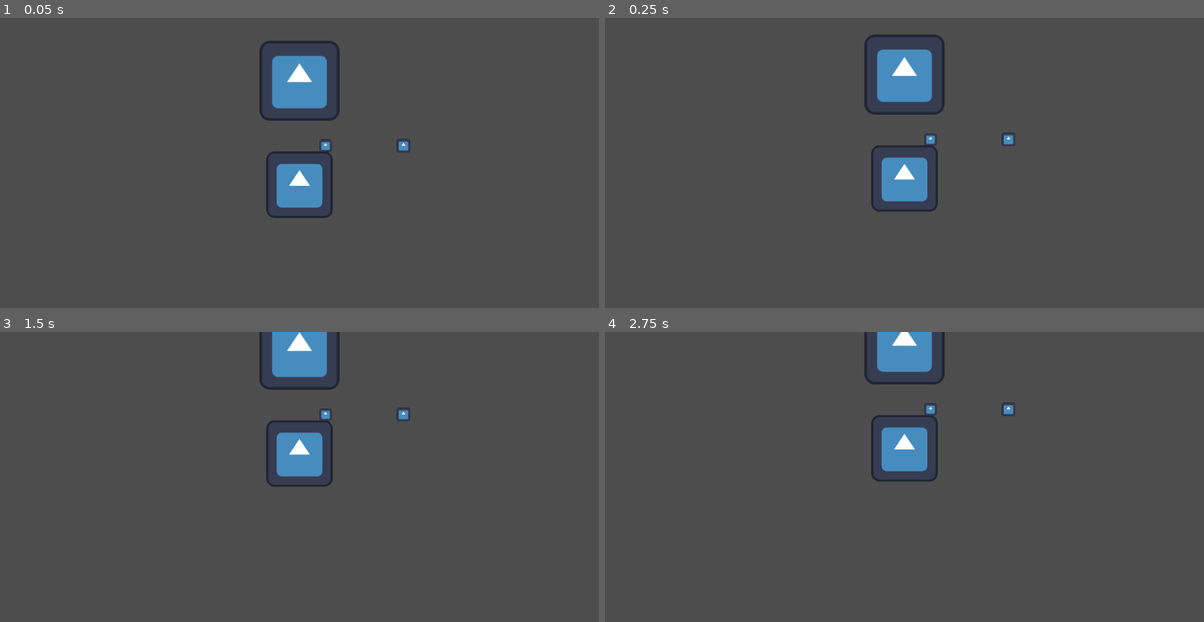
Above: before the commit, frames 1-4 (two rows, left to right).
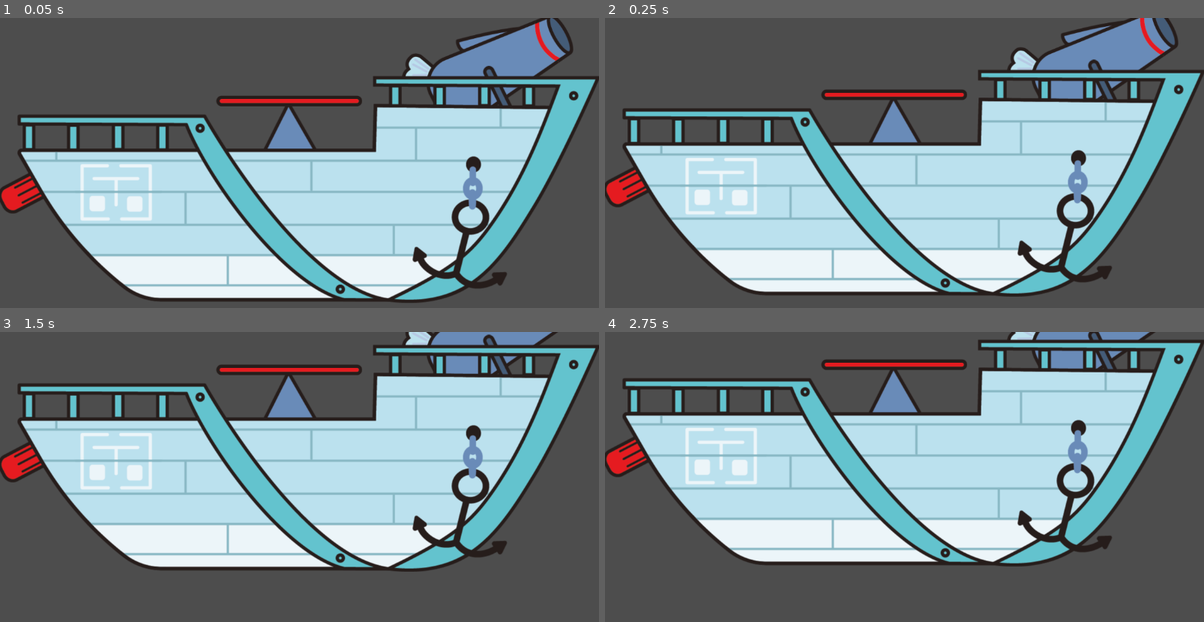
Above: after the commit, the same moments.

Repository: TheJP/GlobalGameJam2025
Game: Godot game, scene res://level/level.tscn
Two runs of this game, one before a commit and one after it. Both use one fixed random seed, a clock stepped at 60 frames per second and the inputs below. The engine's default icon, where the game draws it, is replaced by a stand-in: a white triangle on a blue panel in a dark square.
Inputs:
- Up to frame 1 (0.05 s): no input
- Up to frame 2 (0.25 s): no input
- Up to frame 3 (1.5 s): no input
- Up to frame 4 (2.75 s): tap Enter at 2 s

The runs differ from the first frame. In frame 1, 57% of the frame differs, in the area x 0-100%, y 0-99%; in frame 2, 57%; in frame 3, 54%; in frame 4, 54%.

Commit message:
Add Sprites Add bullet shooting Fix: Pump was pumping even when spammed

Diff:
--- a/boat/boat.gd
+++ b/boat/boat.gd
@@ -4,6 +4,8 @@
 @export var initial_height:float = 100
 @export var max_height:float = 200
 @export var min_height:float = -200
+@export var min_scale:float = 0.5
+@export var max_scale:float = 1.5
 
 @export var speed_up:float = 60
 @export var speed_down:float = 100
@@ -14,22 +16,30 @@
 @onready var bubble_node: BoatBubble = $Bubble
 
 @onready var pump_node: Pump = $Pump
+@onready var canon_node: Canon = $Canon
+
+signal shoot(bullet: PackedScene, direction: Vector2, location: Vector2)
 
 func lose_air(amount:float = lose_air_sub) -> void:
 	target_height -= amount
 	if target_height < min_height:
 		target_height = min_height
+		_update_scale()
 
 func pump_up(amount:float = pump_height_add) -> void:
 	target_height += amount
 	if target_height > max_height:
 		target_height = max_height
+		_update_scale()
 
+var balloon_scale_tween:Tween
 var target_height:float = 0
 
 func _ready() -> void:
 	target_height = initial_height
 	pump_node.pump_up.connect(_on_Pump_pump_up)
+	# Extend the signal outwards
+	canon_node.shoot.connect(func(bullet: PackedScene, direction: Vector2, location: Vector2) -> void: shoot.emit(bullet, direction, location))
 
 func _process(_delta: float) -> void:
 	if PlayerInput.is_just_pressed(PlayerInput.Action.DESCEND):
@@ -41,3 +51,11 @@
 
 func _on_Pump_pump_up() -> void:
 	pump_up()
+
+
+func _update_scale() -> void:
+	# TODO
+	pass
+
+func _get_balloon_size() -> float:
+	return (target_height - min_height) / (max_height - min_height) * (max_scale - min_scale) + min_scale
--- a/boat/boat.tscn
+++ b/boat/boat.tscn
@@ -1,43 +1,51 @@
-[gd_scene load_steps=9 format=3 uid="uid://coo4vnsykx1i1"]
+[gd_scene load_steps=10 format=3 uid="uid://coo4vnsykx1i1"]
 
 [ext_resource type="Script" path="res://boat/boat.gd" id="1_2rl37"]
-[ext_resource type="Texture2D" uid="uid://2727mq8yw27w" path="res://icon.svg" id="2_2d0yg"]
 [ext_resource type="Script" path="res://boat/body.gd" id="2_yxq3b"]
 [ext_resource type="Script" path="res://boat/bubble.gd" id="3_1wwvv"]
+[ext_resource type="Texture2D" uid="uid://dvk1b2jg73ob0" path="res://boat/sprites/Boat.png" id="3_hybxx"]
+[ext_resource type="Texture2D" uid="uid://d1nj530x5o7px" path="res://boat/sprites/Soy_fish_balloon.png" id="5_f8ly1"]
 [ext_resource type="Script" path="res://boat/pump.gd" id="5_rbixw"]
 [ext_resource type="PackedScene" uid="uid://cvmhyn08vbokq" path="res://boat/canon/canon.tscn" id="6_qdx53"]
+[ext_resource type="Texture2D" uid="uid://ctko1cwrh3i08" path="res://boat/sprites/Wippe_bewegbar.png" id="7_o1iwa"]
 
-[sub_resource type="RectangleShape2D" id="RectangleShape2D_ifqxd"]
-
-[sub_resource type="CircleShape2D" id="CircleShape2D_joaha"]
+[sub_resource type="CapsuleShape2D" id="CapsuleShape2D_eijk2"]
+radius = 370.0
+height = 1410.0
 
 [node name="Boat" type="Node2D"]
 script = ExtResource("1_2rl37")
+
+[node name="Canon" parent="." instance=ExtResource("6_qdx53")]
+position = Vector2(362, -223)
 
 [node name="Body" type="Area2D" parent="."]
 script = ExtResource("2_yxq3b")
 
 [node name="BodyVisualization" type="Sprite2D" parent="Body"]
-texture = ExtResource("2_2d0yg")
+texture = ExtResource("3_hybxx")
 
-[node name="CollisionShape2D" type="CollisionShape2D" parent="Body"]
-scale = Vector2(6, 6)
-shape = SubResource("RectangleShape2D_ifqxd")
+[node name="CollisionPolygon2D" type="CollisionPolygon2D" parent="Body"]
+polygon = PackedVector2Array(252, 221, -299, 220, -442, 93, -539, -65, 146, -147, 551, -145, 522, -77, 438, 68, 341, 185)
 
-[node name="Bubble" type="Area2D" parent="."]
+[node name="Bubble" type="Area2D" parent="." groups=["fish"]]
 position = Vector2(0, -200)
-scale = Vector2(1.2, 1.2)
+collision_layer = 2
+collision_mask = 8
 script = ExtResource("3_1wwvv")
 
 [node name="BubbleVisualization" type="Sprite2D" parent="Bubble"]
-texture = ExtResource("2_2d0yg")
+position = Vector2(0, -800)
+texture = ExtResource("5_f8ly1")
 
 [node name="CollisionShape2D" type="CollisionShape2D" parent="Bubble"]
-scale = Vector2(8.5, 8.5)
-shape = SubResource("CircleShape2D_joaha")
+position = Vector2(85, -791)
+rotation = 1.5708
+shape = SubResource("CapsuleShape2D_eijk2")
 
 [node name="Pump" type="Node2D" parent="."]
 script = ExtResource("5_rbixw")
 
-[node name="Canon" parent="." instance=ExtResource("6_qdx53")]
-position = Vector2(50, -75)
+[node name="PumpBarSprite" type="Sprite2D" parent="Pump"]
+position = Vector2(-20, -161)
+texture = ExtResource("7_o1iwa")
--- /dev/null
+++ b/boat/canon/bullet.gd
@@ -0,0 +1,21 @@
+class_name Bullet
+extends Node2D
+
+@export var default_speed: float = 1000
+@export var lifetime: float = 2
+
+var velocity: Vector2 = Vector2()
+var lifetime_timer: float = 0
+
+func initialize(shoot_direction: Vector2, spawn_position: Vector2, speed: float = default_speed) -> void:
+	position = spawn_position
+	velocity = shoot_direction.normalized() * speed
+	rotation = velocity.angle()
+
+
+# Called every frame. 'delta' is the elapsed time since the previous frame.
+func _process(_delta: float) -> void:
+	position += velocity * _delta
+	lifetime_timer += _delta
+	if lifetime_timer >= lifetime:
+		queue_free()
--- /dev/null
+++ b/boat/canon/bullet.tscn
@@ -0,0 +1,11 @@
+[gd_scene load_steps=3 format=3 uid="uid://cprgiusndevns"]
+
+[ext_resource type="Texture2D" uid="uid://2727mq8yw27w" path="res://icon.svg" id="1_gi3jh"]
+[ext_resource type="Script" path="res://boat/canon/bullet.gd" id="1_xtve0"]
+
+[node name="Bullet" type="Node2D"]
+script = ExtResource("1_xtve0")
+
+[node name="Sprite2D" type="Sprite2D" parent="."]
+scale = Vector2(0.1, 0.1)
+texture = ExtResource("1_gi3jh")
--- a/boat/canon/canon.gd
+++ b/boat/canon/canon.gd
@@ -1,20 +1,41 @@
 class_name Canon
 extends Node2D
 
-@export var canon_aim_duration:float = 2 # seconds for the canon to move 2pi
-@export var canon_input_deadzone:float = 0.1
+@export var canon_aim_duration: float = 7 # seconds for the canon to move 2pi
+@export var canon_input_deadzone: float = 0.1
+@export var canon_fire_rate: float = 2 # shots per second
+@export var canon_bullet_capacity: int = 5
+@export var canon_reload_time: float = 2 # seconds to reload # TODO: adjust to reload sound
 
-@onready var aim_visual_node: Sprite2D = $CanonRotatingVisual
+@onready var aim_rotating_node: Node2D = $CanonRotatingNode
+signal shoot(bullet: PackedScene, direction: Vector2, location: Vector2)
+signal started_reloading
+signal finished_reloading
+# Aiming
+var aim_angle: float        = 0
+var aim_angle_target: float = 0
+var is_rotating: bool       = false
+# Shooting
+var bullet: PackedScene  = preload("res://boat/canon/bullet.tscn")
+var bullet_count: int    = canon_bullet_capacity
+var shot_cooldown: float = 0
+var reload_timer: float  = 0
 
-var aim_angle:float = 0
-var aim_angle_target:float = 0
-var is_rotating:bool = false
 
 func _ready() -> void:
-	aim_visual_node.rotation = aim_angle
+	aim_angle = aim_rotating_node.rotation
 
 
 func _process(_delta: float) -> void:
+	if shot_cooldown > 0:
+		shot_cooldown -= _delta
+	if reload_timer > 0:
+		reload_timer -= _delta
+		if reload_timer <= 0:
+			bullet_count = canon_bullet_capacity
+			finished_reloading.emit()
+
+	# Rotate the canon
 	var aim_vector: Vector2 = PlayerInput.get_targetting_vector()
 	if aim_vector.length() > canon_input_deadzone:
 		aim_angle_target = atan2(aim_vector.y, aim_vector.x)
@@ -22,10 +43,27 @@
 	else:
 		is_rotating = false
 
+	# Shoot the canon
+	if PlayerInput.is_just_pressed(PlayerInput.Action.FIRE):
+		if bullet_count > 0 and shot_cooldown <= 0 and reload_timer <= 0:
+			on_shoot()
+
+	# Reload the canon
+	if PlayerInput.is_just_pressed(PlayerInput.Action.RELOAD):
+		if bullet_count < canon_bullet_capacity:
+			reload_timer = canon_reload_time
+			started_reloading.emit()
+
+
+func on_shoot() -> void:
+	bullet_count -= 1
+	shot_cooldown = 1 / canon_fire_rate
+	if shoot.get_connections().size() > 0:
+		shoot.emit(bullet, Vector2(cos(aim_angle), sin(aim_angle)), global_position)
 
 
 func _physics_process(delta: float) -> void:
 	if is_rotating:
 		# TODO move over 0/2pi
 		aim_angle = move_toward(aim_angle, aim_angle_target, 2 * PI / canon_aim_duration * delta)
-		aim_visual_node.rotation = aim_angle
+		aim_rotating_node.rotation = aim_angle
--- a/boat/canon/canon.tscn
+++ b/boat/canon/canon.tscn
@@ -1,7 +1,8 @@
-[gd_scene load_steps=3 format=3 uid="uid://cvmhyn08vbokq"]
+[gd_scene load_steps=4 format=3 uid="uid://cvmhyn08vbokq"]
 
 [ext_resource type="Script" path="res://boat/canon/canon.gd" id="1_6yrf0"]
 [ext_resource type="Texture2D" uid="uid://2727mq8yw27w" path="res://icon.svg" id="1_ir402"]
+[ext_resource type="Texture2D" uid="uid://bnu1e0qr0it41" path="res://boat/canon/Kanone_bewegbar.png" id="3_p2f4f"]
 
 [node name="Canon" type="Node2D"]
 script = ExtResource("1_6yrf0")
@@ -10,9 +11,14 @@
 scale = Vector2(0.18, 0.18)
 texture = ExtResource("1_ir402")
 
-[node name="CanonRotatingVisual" type="Sprite2D" parent="."]
+[node name="CanonRotatingNode" type="Node2D" parent="."]
+rotation = -0.539307
 
-[node name="CanonAimVisual" type="Sprite2D" parent="CanonRotatingVisual"]
-position = Vector2(150, 0)
+[node name="CanonRotatingVisual" type="Sprite2D" parent="CanonRotatingNode"]
+rotation = 0.558505
+texture = ExtResource("3_p2f4f")
+
+[node name="CanonAimVisual" type="Sprite2D" parent="CanonRotatingNode"]
+position = Vector2(676, -3.05176e-05)
 scale = Vector2(0.2, 0.2)
 texture = ExtResource("1_ir402")
--- a/boat/pump.gd
+++ b/boat/pump.gd
@@ -4,9 +4,13 @@
 signal pump_up
 
 @export var pump_duration:float = 0.1 # seconds for the pump to move from one end to the other
+@export var pump_max_rotation:float = 2 * PI / 10
+
+@onready var pump_bar_sprite: Sprite2D = $PumpBarSprite
 
 var pump_position:float = 0
 var pump_goal:float = 0
+var previous_pump_goal:float = 0
 
 func _process(delta: float) -> void:
 	if PlayerInput.is_just_pressed(PlayerInput.Action.ASCEND_A):
@@ -19,6 +23,8 @@
 		return
 
 	pump_position = move_toward(pump_position, pump_goal, 1 / pump_duration * delta)
+	pump_bar_sprite.rotation = pump_position * pump_max_rotation
 
-	if pump_position == pump_goal and pump_goal != 0:
+	if pump_position == pump_goal and pump_goal != previous_pump_goal:
 		pump_up.emit()
+		previous_pump_goal = pump_goal
--- /dev/null
+++ b/level/bullet_spawner.gd
@@ -0,0 +1,15 @@
+class_name BulletSpawner
+extends Node
+
+@export var boat: Boat
+
+# Called when the node enters the scene tree for the first time.
+func _ready() -> void:
+	boat.shoot.connect(_on_Boat_shoot)
+
+func _on_Boat_shoot(bullet: PackedScene, direction: Vector2, location: Vector2) -> void:
+	var bullet_instance: Bullet = bullet.instantiate()
+	add_child(bullet_instance)
+	bullet_instance.initialize(direction, location)
+	bullet_instance.position = location
+	add_child(bullet_instance)
--- a/level/level.tscn
+++ b/level/level.tscn
@@ -1,9 +1,14 @@
-[gd_scene load_steps=2 format=3 uid="uid://bedvjvquj330j"]
+[gd_scene load_steps=3 format=3 uid="uid://bedvjvquj330j"]
 
 [ext_resource type="PackedScene" uid="uid://coo4vnsykx1i1" path="res://boat/boat.tscn" id="1_b3wcc"]
+[ext_resource type="Script" path="res://level/bullet_spawner.gd" id="2_e8j4d"]
 
 [node name="Level" type="Node2D"]
 
 [node name="Boat" parent="." instance=ExtResource("1_b3wcc")]
 
 [node name="Camera2D" type="Camera2D" parent="."]
+
+[node name="BulletSpawner" type="Node2D" parent="." node_paths=PackedStringArray("boat")]
+script = ExtResource("2_e8j4d")
+boat = NodePath("../Boat")
Binary file added: boat/canon/Kanone_bewegbar.png
Not shown, added: boat/canon/Kanone_bewegbar.png.import
Binary file added: boat/sprites/Boat.png
Not shown, added: boat/sprites/Boat.png.import
Binary file added: boat/sprites/Seile.png
Not shown, added: boat/sprites/Seile.png.import
Binary file added: boat/sprites/Soy_fish_balloon.png
Not shown, added: boat/sprites/Soy_fish_balloon.png.import
Binary file added: boat/sprites/Wippe_bewegbar.png
Not shown, added: boat/sprites/Wippe_bewegbar.png.import
